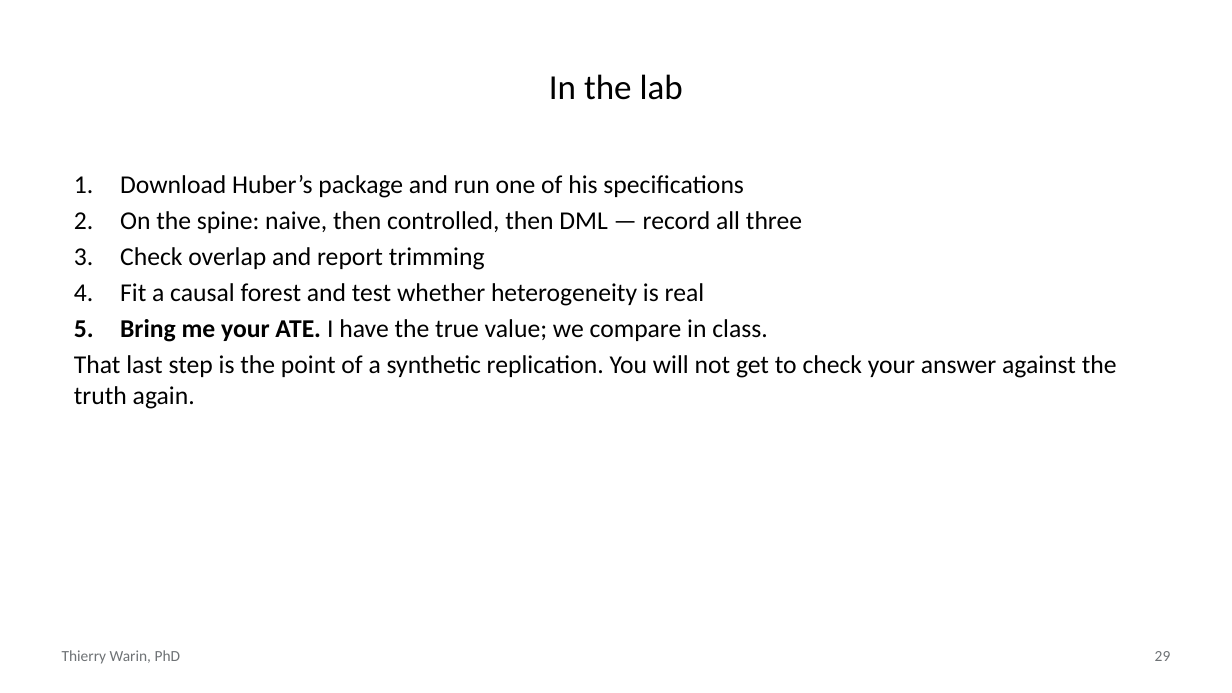
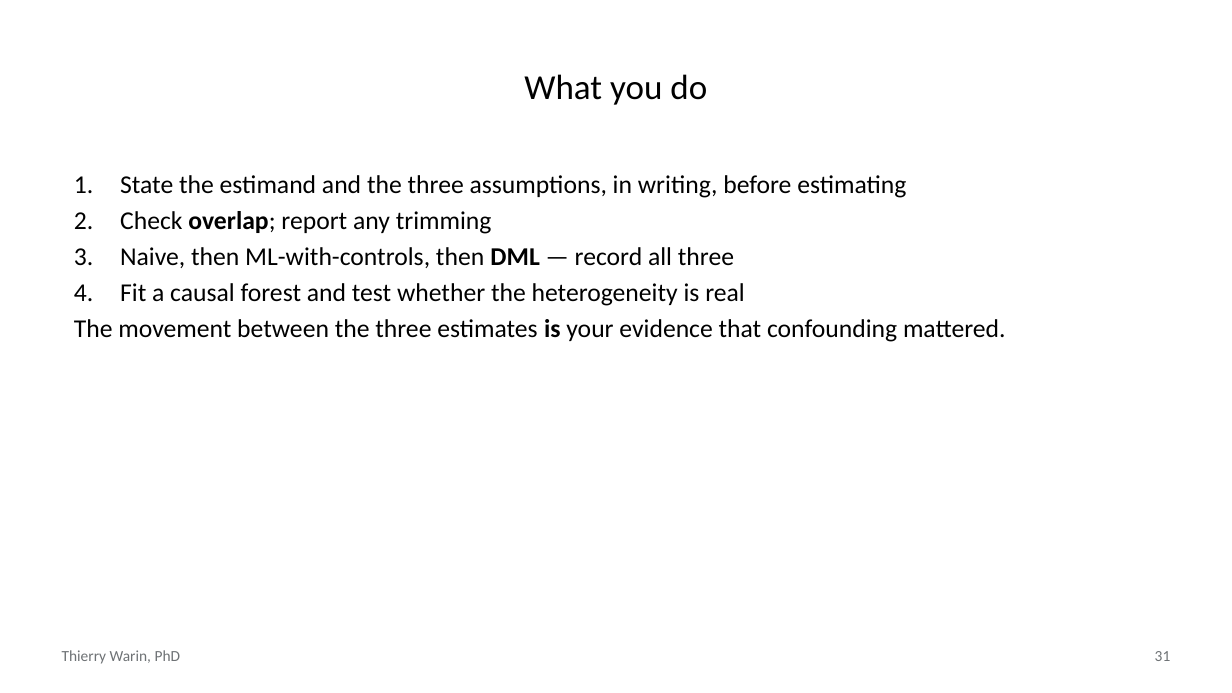
Before and after one commit to warint/quantitative-methods, a slide deck: slide 31 of 10-causal-machine-learning/slides.pptx (slide 29 before the commit). Drawn at 1232x693 pixels with LibreOffice and Linux fonts; fonts in the diff are those of the drawing. Boxes give left, top, right and bottom in pixels: in the first picture for what was removed or moved away, otherwise in the second. Text is boxed around its words. In the diff, an @@ line names an element or a change of style, - is before the commit and + after.

```diff
--- a/10-causal-machine-learning/slides.pptx
+++ b/10-causal-machine-learning/slides.pptx
@@ title at (x1=524, y1=74, x2=707, y2=105): text changed @@
-In the lab
+What you do
@@ text at (x1=74, y1=175, x2=1006, y2=342): text changed @@
-1. Download Huber’s package and run one of his specifications
-2. On the spine: naive, then controlled, then DML — record all three
-3. Check overlap and report trimming
-4. Fit a causal forest and test whether heterogeneity is real
-5. Bring me your ATE. I have the true value; we compare in class.
-That last step is the point of a synthetic replication. You will not get to check your answer against the truth again.
+1. State the estimand and the three assumptions, in writing, before estimating
+2. Check overlap; report any trimming
+3. Naive, then ML-with-controls, then DML — record all three
+4. Fit a causal forest and test whether the heterogeneity is real
+The movement between the three estimates is your evidence that confounding mattered.
@@ page number at (x1=1155, y1=651, x2=1171, y2=661): text changed @@
-29
+31
```
Also in this commit, not shown: 4 other slides changed, 27 slides added, 24 slides removed, 3 other files.
